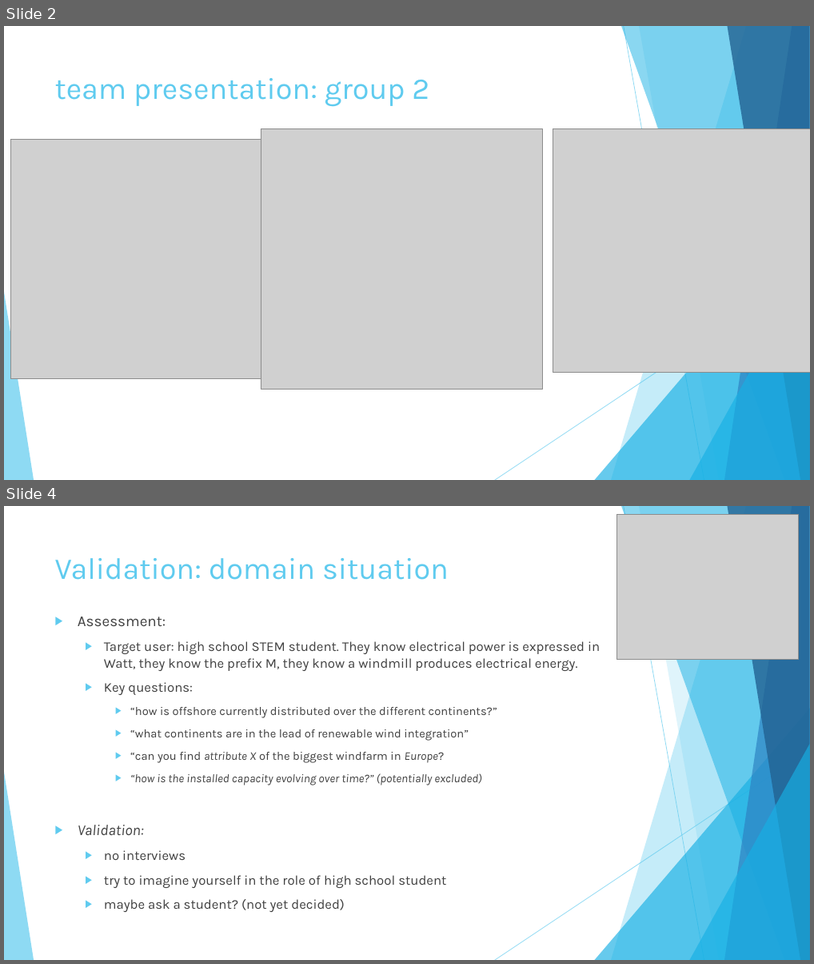
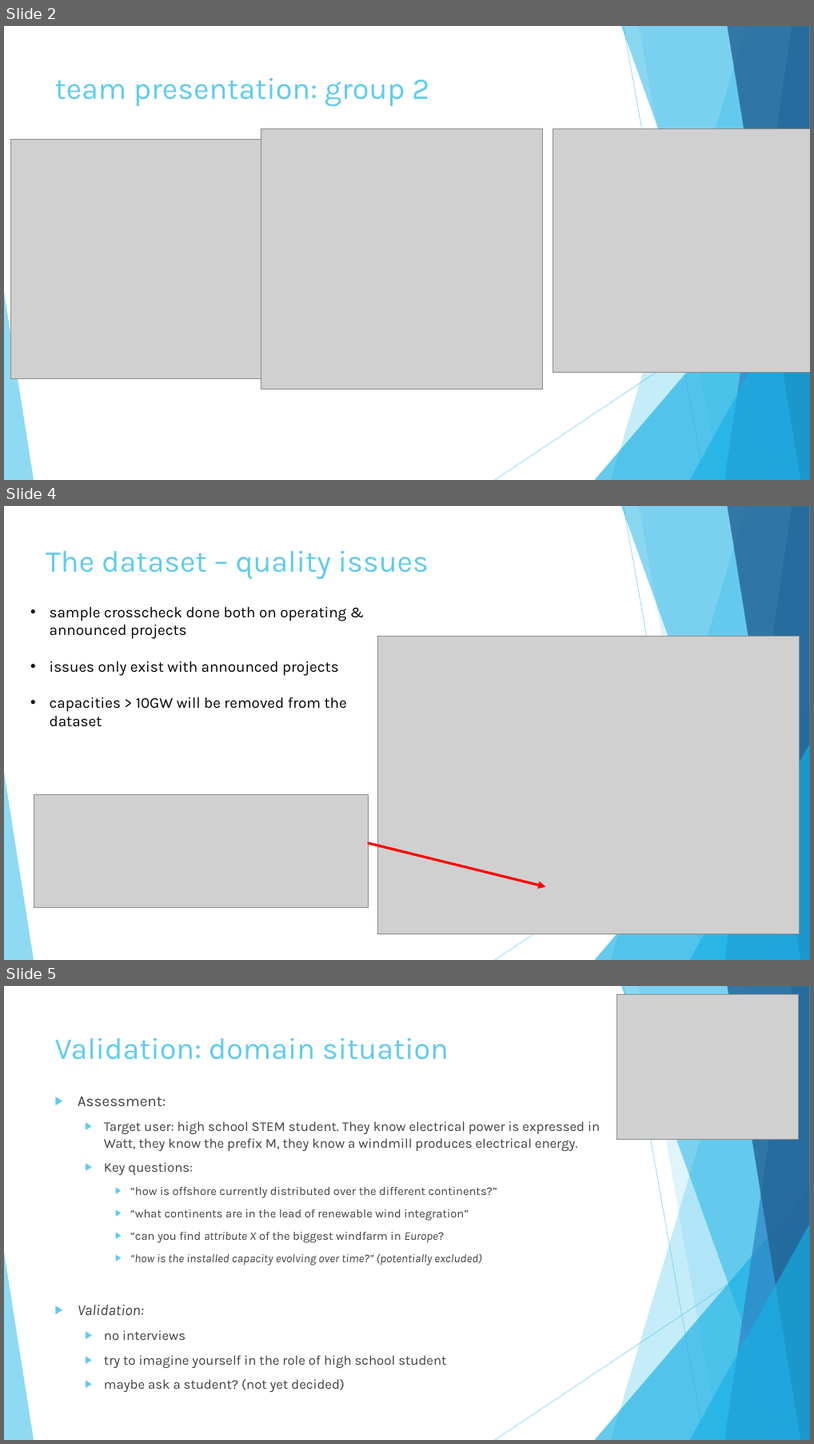
Before and after one commit to jorritvm/infovis, a slide deck: doc/midterm_presentation/group2_midterm_presentation.pptx. Shown one above the other, each under a label of ours: slides 2 and 4 before the commit, slides 2, 4 and 5 after it; the slides between them are not shown. The pictures are 814x964 and 814x1444 pixels, drawn with LibreOffice and Linux fonts; fonts in the diff are those of the drawing; grey boxes stand for pictures. Boxes give left, top, right and bottom in pixels: in the first picture for what was removed or moved away, otherwise in the second. Text is boxed around its words. In the diff, an @@ line names an element or a change of style, - is before the commit and + after.

```diff
--- a/doc/midterm_presentation/group2_midterm_presentation.pptx
+++ b/doc/midterm_presentation/group2_midterm_presentation.pptx
@@ slide 4 added at [4,506,810,960], background #FFFFFF; not listed: 10 template elements that a slide beside it also shows @@
@@ title added at [46,551,429,579], 36 pt, text #5FCBEF @@
+The dataset – quality issues
@@ text added at [50,607,347,727], 18 pt, text #000000 @@
+• sample crosscheck done both on operating & announced projects
+• issues only exist with announced projects
+• capacities > 10GW will be removed from the dataset
@@ picture added at [378,636,799,934] @@
@@ picture added at [34,795,368,907] @@
@@ arrow added from (369, 843) to (546, 887), #FF0000 3 pt @@
@@ what was slide 4 is now slide 5 @@
```
Also in this commit, not shown: 1 other slide added, 1 slide removed.
